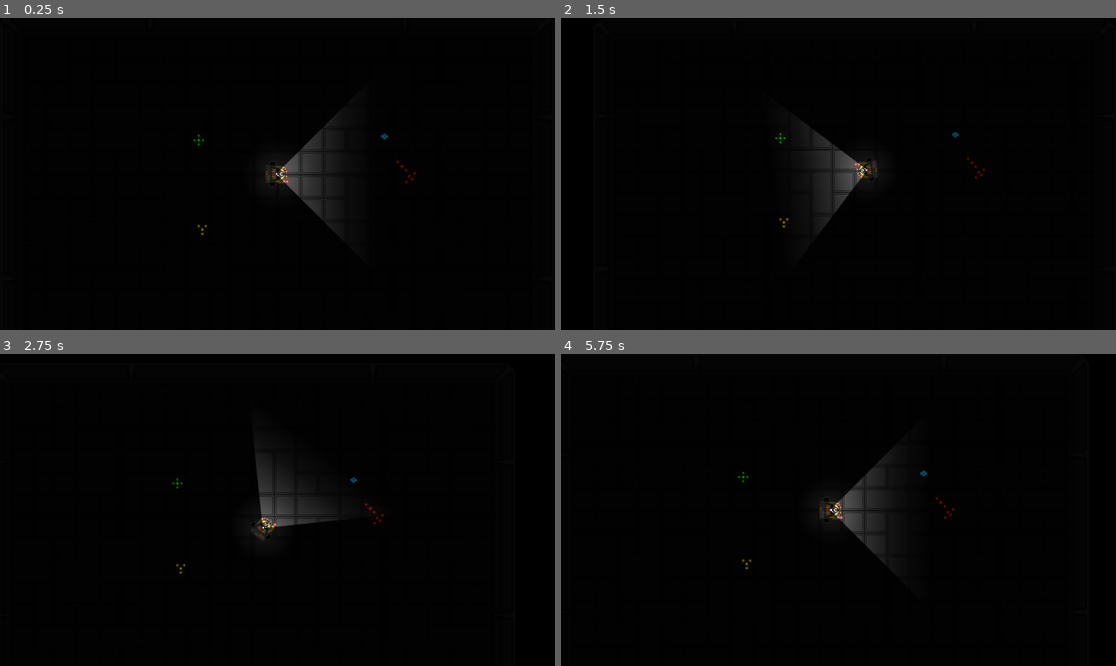
Above: before the commit, frames 1-4 (two rows, left to right).
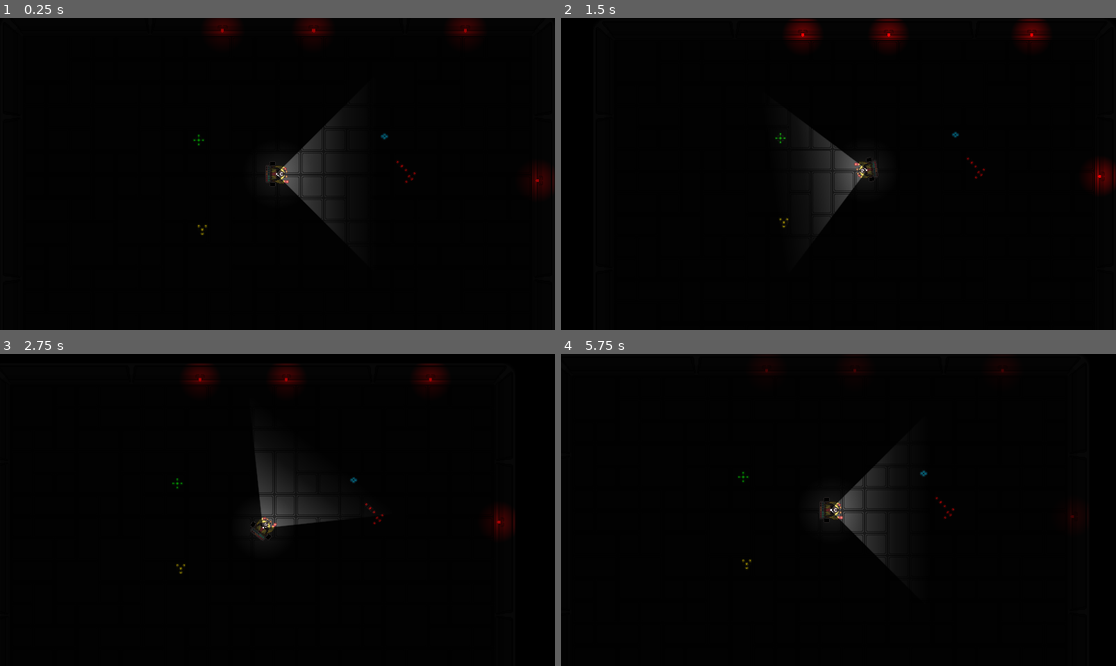
Above: after the commit, the same moments.

Repository: ocarina0001/gameoff-2024
Game: Godot game, scene res://Scenes/Worlds/prototype_world.tscn
Two runs of this game, one before a commit and one after it. Both use one fixed random seed, a clock stepped at 60 frames per second and the inputs below.
Inputs (mouse positions are in pixels of both pictures, inside the frame that each line leads up to):
- Up to frame 1 (0.25 s): no input
- Up to frame 2 (1.5 s): move the mouse to (960, 158) at 0.52 s; tap A (a) at 0.6 s; tap D (d) at 0.8, 1.35 s; tap Enter at 1.25 s; move the mouse to (727, 189) at 1.27 s
- Up to frame 3 (2.75 s): tap S (s) at 1.55, 2.1 s; tap Space at 2 s; move the mouse to (333, 441) at 2.02 s; tap W (w) at 2.3 s
- Up to frame 4 (5.75 s): tap Enter at 2.75, 4.25 s; move the mouse to (810, 572) at 2.77 s; tap W (w) at 2.85, 5.3 s; tap A (a) at 3.05, 3.6 s; tap Space at 3.5, 5 s; move the mouse to (1005, 556) at 3.52 s; tap D (d) at 3.8, 4.35 s; move the mouse to (672, 463) at 4.27 s; tap S (s) at 4.55 s; move the mouse to (866, 510) at 5.02 s; hold Mouse wheel down (mouse_down) from 5.03 s (still down)

The runs differ from the first frame. In frame 1, 1.0% of the frame differs, in the area x 37-100%, y 0-58%; in frame 2, 1.5%, in the area x 40-100%, y 0-57%; in frame 3, 1.1%; in frame 4, less than 0.1%.

Commit message:
added pulsing light script

Diff:
--- /dev/null
+++ b/Scenes/Decorations/EmergencyLights/EmergencyRed.tscn
@@ -0,0 +1,25 @@
+[gd_scene load_steps=5 format=3 uid="uid://bsoyll1wi571h"]
+
+[ext_resource type="Script" path="res://Scenes/Decorations/EmergencyLights/light_slow_pulse.gd" id="1_vtpdm"]
+[ext_resource type="Texture2D" uid="uid://c0uyxu1jipvs2" path="res://Sprites/emergency_light.png" id="2_bbj3e"]
+
+[sub_resource type="Gradient" id="Gradient_kellj"]
+colors = PackedColorArray(1, 1, 1, 1, 0, 0, 0, 1)
+
+[sub_resource type="GradientTexture2D" id="GradientTexture2D_c4slt"]
+gradient = SubResource("Gradient_kellj")
+fill = 1
+fill_from = Vector2(0.5, 0.5)
+fill_to = Vector2(1, 0.5)
+
+[node name="EmergencyRed" type="Node2D" node_paths=PackedStringArray("light")]
+script = ExtResource("1_vtpdm")
+light = NodePath("PointLight2D")
+
+[node name="PointLight2D" type="PointLight2D" parent="."]
+color = Color(1, 0, 0, 1)
+energy = 1.2
+texture = SubResource("GradientTexture2D_c4slt")
+
+[node name="Sprite2D" type="Sprite2D" parent="."]
+texture = ExtResource("2_bbj3e")
--- /dev/null
+++ b/Scenes/Decorations/EmergencyLights/light_slow_pulse.gd
@@ -0,0 +1,17 @@
+extends Node2D
+
+## The light that pulses slowly.
+@export var light: PointLight2D
+## The pace at which the light pulses.
+@export var pulse_speed: float = 1.0
+var energy_limit : float
+var time_accumulator : float = 0.0
+
+func _ready() -> void:
+	energy_limit = light.energy
+
+# This could probably end up being tweened
+# and time_accumulator counts up forever, shouldn't be an issue but...
+func _process(delta: float) -> void:
+	time_accumulator += delta * pulse_speed
+	light.energy = energy_limit * 0.5 * (sin(time_accumulator) + 1)
--- a/Scenes/Worlds/prototype_world.tscn
+++ b/Scenes/Worlds/prototype_world.tscn
@@ -7,6 +7,7 @@
 [ext_resource type="PackedScene" uid="uid://duci7spge2m4h" path="res://Scenes/Items/Ammo_Pneumatic/Ammo_Pneumatic.tscn" id="5_lr76e"]
 [ext_resource type="PackedScene" uid="uid://dfhi1x0264j8k" path="res://Scenes/Items/Ammo_Ballistic/Ammo_Ballistic.tscn" id="6_odcdt"]
 [ext_resource type="PackedScene" uid="uid://b452hxcv2s4a8" path="res://Scenes/Items/Oxygen/Oxygen.tscn" id="7_x2mvb"]
+[ext_resource type="PackedScene" uid="uid://bsoyll1wi571h" path="res://Scenes/Decorations/EmergencyLights/EmergencyRed.tscn" id="8_kp2sc"]
 
 [sub_resource type="NavigationPolygon" id="NavigationPolygon_6ch1h"]
 vertices = PackedVector2Array(16, 16, -16, 16, -16, -16, 16, -16)
@@ -177,3 +178,19 @@
 position = Vector2(148, -52)
 
 [node name="player" parent="." instance=ExtResource("1_m54wk")]
+
+[node name="EmergencyRed" parent="." instance=ExtResource("8_kp2sc")]
+position = Vector2(-76, -198)
+rotation = 3.14159
+
+[node name="EmergencyRed2" parent="." instance=ExtResource("8_kp2sc")]
+position = Vector2(50, -198)
+rotation = 3.14159
+
+[node name="EmergencyRed3" parent="." instance=ExtResource("8_kp2sc")]
+position = Vector2(260, -198)
+rotation = 3.14159
+
+[node name="EmergencyRed4" parent="." instance=ExtResource("8_kp2sc")]
+position = Vector2(359, 9)
+rotation = 4.71238
Not shown: 1 places in Scenes/Worlds/prototype_world.tscn that only renumber resources
Binary file added: Sprites/emergency_light.png
Not shown, added: Sprites/emergency_light.png.import
